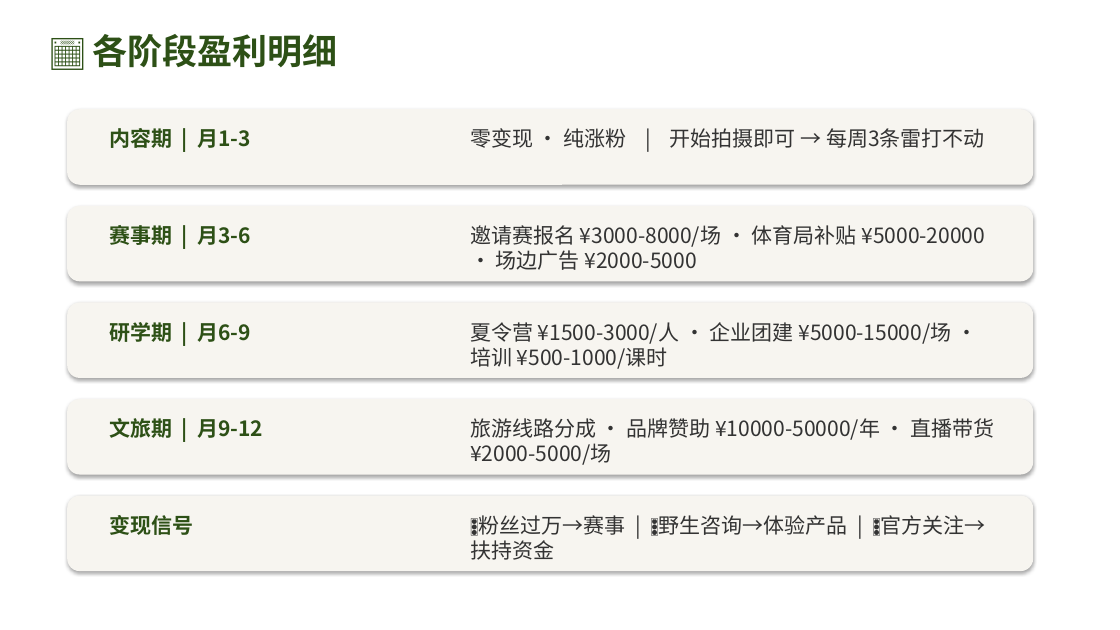
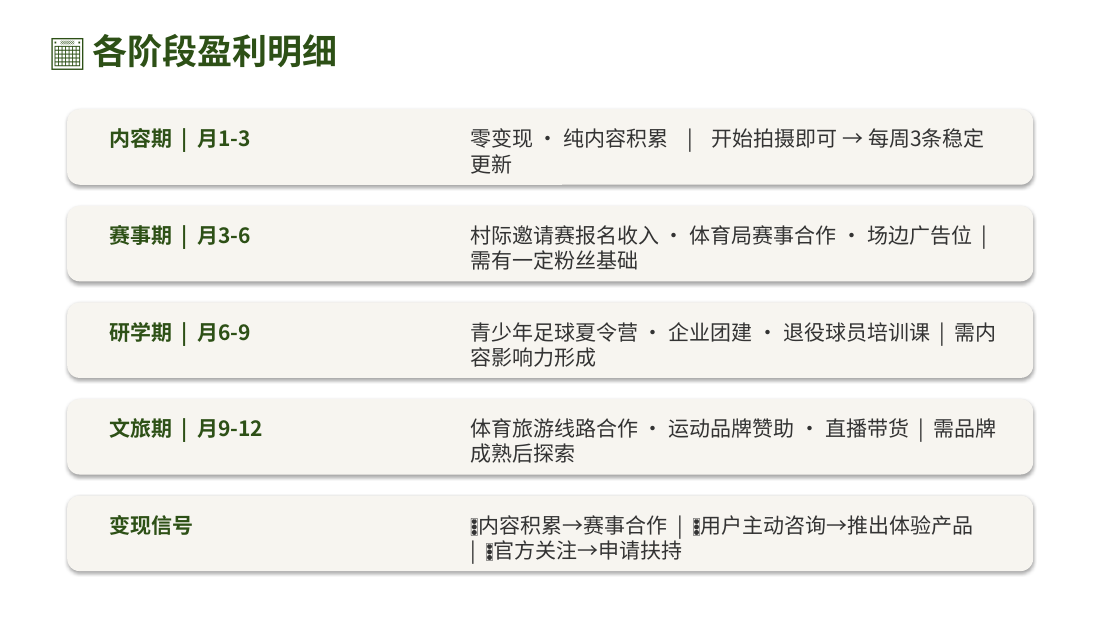
Before and after one commit to 975801846-star/workspace-outputs, a slide deck: slide 12 of tunjunying/plan_v2.pptx. Drawn at 1120x630 pixels with LibreOffice and Linux fonts; fonts in the diff are those of the drawing. Boxes give left, top, right and bottom in pixels: in the first picture for what was removed or moved away, otherwise in the second. Text is boxed around its words. In the diff, an @@ line names an element or a change of style, - is before the commit and + after.

Commit message:
fix: 变现预期改为中性表述（去粉丝数/金额/时间硬指标）

```diff
--- a/tunjunying/plan_v2.pptx
+++ b/tunjunying/plan_v2.pptx
@@ text at (470, 128, 985, 148): text changed @@
-零变现 · 纯涨粉 | 开始拍摄即可 → 每周3条雷打不动
+零变现 · 纯内容积累 | 开始拍摄即可 → 每周3条稳定更新
@@ text at (470, 225, 972, 270): text changed @@
-邀请赛报名 ¥3000-8000/场 · 体育局补贴 ¥5000-20000 · 场边广告 ¥2000-5000
+村际邀请赛报名收入 · 体育局赛事合作 · 场边广告位 | 需有一定粉丝基础
@@ text at (470, 322, 997, 367): text changed @@
-夏令营 ¥1500-3000/人 · 企业团建 ¥5000-15000/场 · 培训 ¥500-1000/课时
+青少年足球夏令营 · 企业团建 · 退役球员培训课 | 需内容影响力形成
@@ text at (470, 418, 997, 463): text changed @@
-旅游线路分成 · 品牌赞助 ¥10000-50000/年 · 直播带货 ¥2000-5000/场
+体育旅游线路合作 · 运动品牌赞助 · 直播带货 | 需品牌成熟后探索
@@ text at (479, 515, 974, 561): text changed @@
-🚦粉丝过万→赛事 | 🚦野生咨询→体验产品 | 🚦官方关注→扶持资金
+🚦内容积累→赛事合作 | 🚦用户主动咨询→推出体验产品 | 🚦官方关注→申请扶持
```
Also in this commit, not shown: 1 other slide changed.
